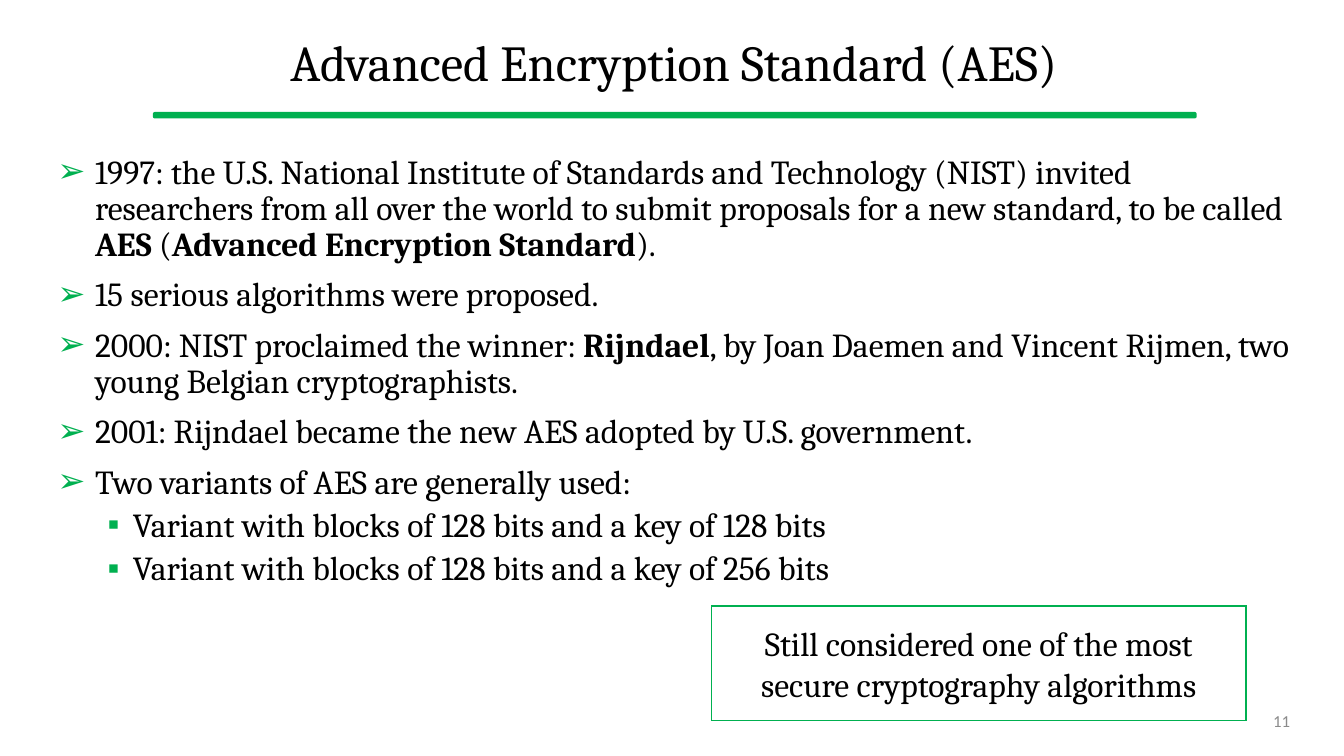
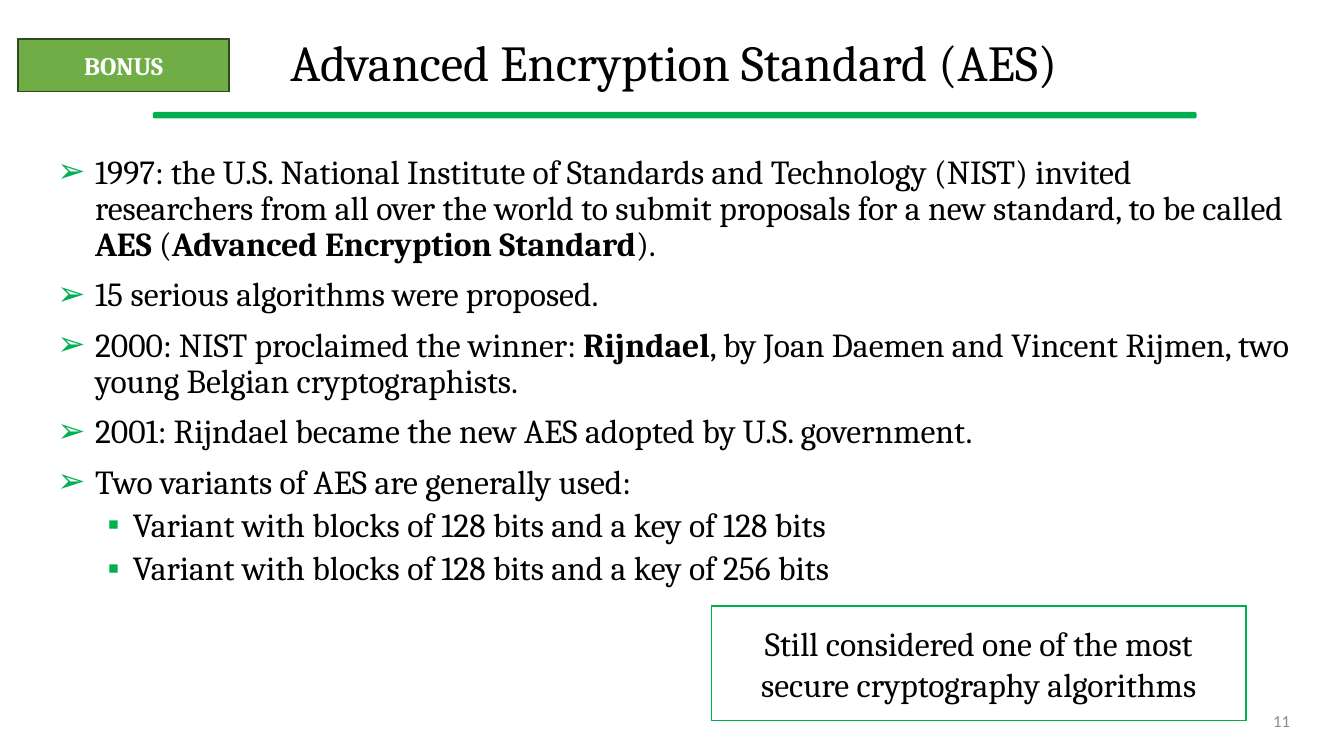
Before and after one commit to gcappon/bwthw, a slide deck: slide 11 of theory_08-elements_of_network_security/theory_08-elements_of_network_security.pptx. Drawn at 1344x756 pixels with LibreOffice and Linux fonts; fonts in the diff are those of the drawing. Boxes give left, top, right and bottom in pixels: in the first picture for what was removed or moved away, otherwise in the second. Text is boxed around its words. In the diff, an @@ line names an element or a change of style, - is before the commit and + after.

```diff
--- a/theory_08-elements_of_network_security/theory_08-elements_of_network_security.pptx
+++ b/theory_08-elements_of_network_security/theory_08-elements_of_network_security.pptx
@@ rectangle added at bbox=[18, 39, 229, 92], fill #70AD47, outline #314C1F 1 pt, 18 pt, text #FFFFFF, bold @@
+BONUS
```
Also in this commit, not shown: 2 other slides changed, 16 slides removed, 9 other files.
